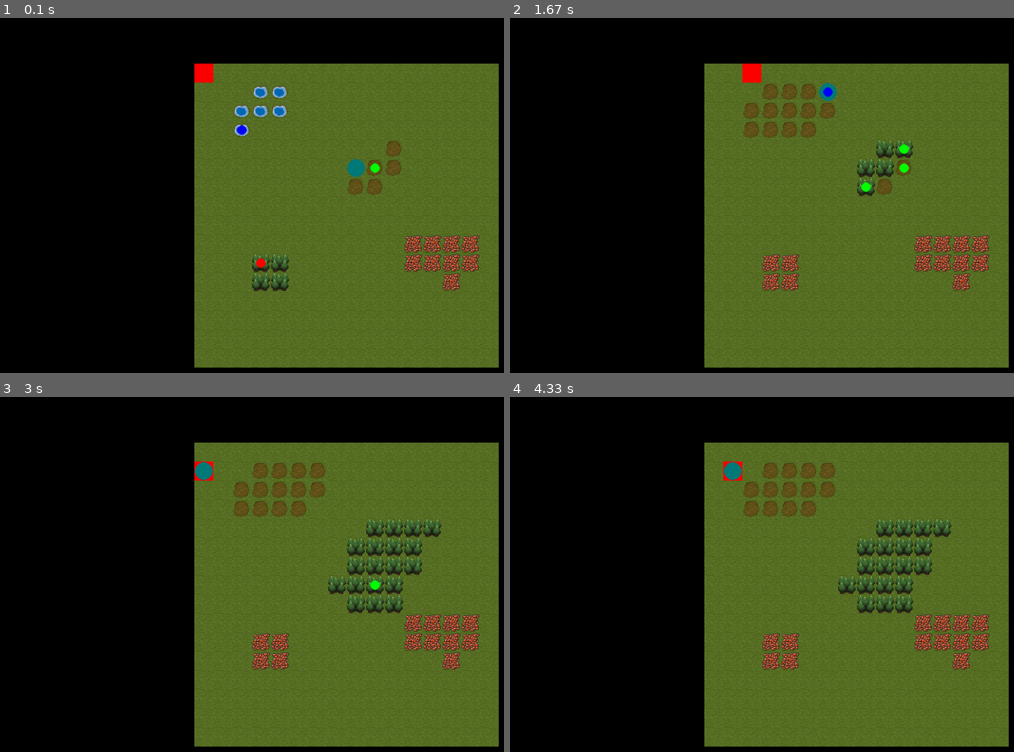
Above: before the commit, frames 1-4 (two rows, left to right).
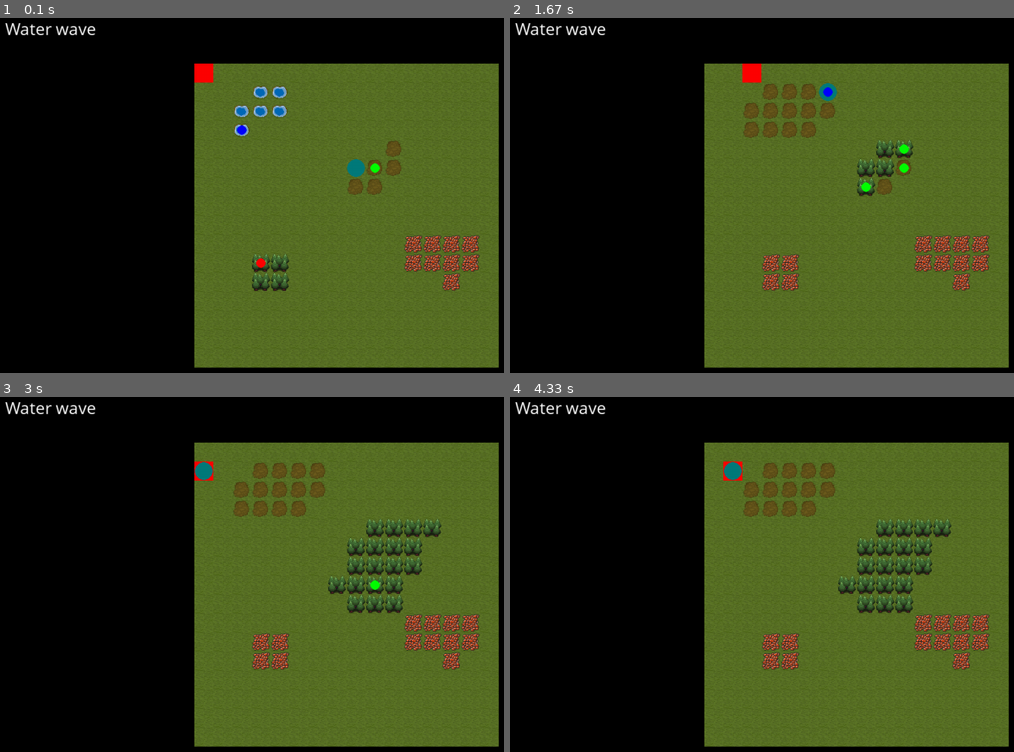
Above: after the commit, the same moments.

Repository: mytinycloud/90D-pygame-scaffold
Game: pygame game, started from main.py
The game is run twice, just before and just after one commit, with the same random seed, the same clock (stepped at 60 frames per second) and the same inputs.
Inputs (mouse positions are in pixels of both pictures, inside the frame that each line leads up to):
- Up to frame 1 (0.1 s): no input
- Up to frame 2 (1.67 s): hold D 0.33-0.8 s; move the mouse to (837, 245) at 0.37 s; hold W 0.83-1.13 s; move the mouse to (outside the picture) at 0.87 s; tap Space at 0.9, 1.23, 1.53 s; hold D 1.17-1.63 s; move the mouse to (867, 255) at 1.2 s
- Up to frame 3 (3 s): hold A 1.67-2.2 s; move the mouse to (171, 610) at 1.7 s; tap Space at 1.73, 2.03, 2.3, 2.63, 2.93 s; hold S 2.23-2.53 s; move the mouse to (428, 709) at 2.27 s; hold A 2.57-2.97 s; move the mouse to (115, 716) at 2.6 s
- Up to frame 4 (4.33 s): hold W 3-3.37 s; move the mouse to (978, 439) at 3.03 s; tap Space at 3.07, 3.47, 3.77, 4.13 s; hold D 3.4-4.03 s; move the mouse to (outside the picture) at 3.43 s; hold S from 4.07 s (still down); move the mouse to (953, 645) at 4.1 s

The runs differ from the first frame. In frame 1, 0.3% of the frame differs, in the area x 1-19%, y 1-5%; in frame 2, 0.3%; in frame 3, 0.3%; in frame 4, 0.3%.

Commit message:
Add UI system - Add spell name to screen

Diff:
--- a/init.py
+++ b/init.py
@@ -1,4 +1,5 @@
 from pygame import Vector2
+import pygame
 from engine.ecs import Entity, EntityGroup
 from engine.window import Window
 from systems.tilemap import TilemapComponent, parse_tile_map
@@ -10,3 +11,5 @@
     tilemap = Entity("tilemap")
     tilemap.tilemap = TilemapComponent.from_map(map)
     group.add(tilemap)
+
+    pygame.font.init()
--- a/main.py
+++ b/main.py
@@ -20,6 +20,7 @@
 systems.effect.mount_effect_system(group)
 systems.motion.mount_motion_system(group)
 systems.testing.mount_testing_system(group)
+systems.ui.mount_ui_system(group)
 systems.sprites.mount_sprite_system(group, window.surface)
 
 # Game Initialization
--- a/systems/__init__.py
+++ b/systems/__init__.py
@@ -8,3 +8,4 @@
 from . import turn
 from . import effect
 from . import spell
+from . import ui
--- a/systems/spell.py
+++ b/systems/spell.py
@@ -1,9 +1,11 @@
 import dataclasses
-from pygame import Vector2
+from pygame import Surface, Vector2
 from engine.ecs import Entity, EntityGroup, enumerate_component
 from systems import tilemap
 from systems.controls import ControlComponent
 from systems.effect import EffectComponent, create_effect
+from systems.motion import MotionComponent
+from systems.ui import UIComponent
 from systems.utils import clamp_vector
 
 @enumerate_component("spell")
@@ -19,18 +21,24 @@
 
 def spell_select_system(group: EntityGroup):
     actions = group.query_singleton('controls').controls.actions
-    selected_spell: SelectedSpellComponent = group.query_singleton('selected_spell').selected_spell
+    selected_spell_entity = group.query_singleton('selected_spell')
+    selected_spell: SelectedSpellComponent = selected_spell_entity.selected_spell
+    ui: UIComponent = selected_spell_entity.ui
 
     for spell_entity in group.query('spell'):
         spell: SpellComponent = spell_entity.spell
 
         if spell.select_action in actions or selected_spell.spell_action is None:
             selected_spell.spell_action = spell.select_action
+            ui.text = spell_entity.name
             break
+
 
 def spell_cast_system(group: EntityGroup):
     controls: ControlComponent = group.query_singleton('controls').controls
-    selected_spell: SelectedSpellComponent = group.query_singleton('selected_spell').selected_spell
+    selected_spell_entity: SelectedSpellComponent = group.query_singleton('selected_spell')
+    selected_spell: SelectedSpellComponent = selected_spell_entity.selected_spell
+
     if "mouse_0_start" in controls.actions:
         selected_spell.spell_casting_start = controls.mouse_grid_position
     if "mouse_0_stop" in controls.actions:
@@ -44,11 +52,13 @@
         selected_spell.spell_casting_start = None
 
 def mount_spell_system(group: EntityGroup):
-    spell_entity = Entity("spell")
+    spell_entity = Entity("Water wave")
     spell_entity.spell = SpellComponent(select_action="select_spell_1", effect="wave")
 
     selected_spell_entity = Entity("selected_spell")
     selected_spell_entity.selected_spell = SelectedSpellComponent()
+    selected_spell_entity.ui = UIComponent(text="")
+    selected_spell_entity.motion = MotionComponent(position=Vector2(50, 50))
 
     group.add(spell_entity)
     group.add(selected_spell_entity)
--- /dev/null
+++ b/systems/ui.py
@@ -0,0 +1,34 @@
+import pygame
+from engine.ecs import Entity, EntityGroup, enumerate_component
+from systems.motion import MotionComponent
+
+
+@enumerate_component("ui")
+class UIComponent:
+    identifier: str = None
+    text: str
+
+@enumerate_component("font")
+class FontComponent:
+    font: pygame.font.Font
+
+def ui_update_system(group: EntityGroup):
+    camera_surface = group.query_singleton('camera').camera.surface
+    font: pygame.font.Font = group.query_singleton('font').font.font
+
+    for ui_entity in group.query('ui', 'motion'):
+        ui: UIComponent = ui_entity.ui
+        motion: MotionComponent = ui_entity.motion
+
+        camera_surface.blit(font.render(ui.text, True, (255,255,255)), motion.position)
+
+
+def mount_ui_system(group: EntityGroup):
+    pygame.font.init()
+
+    font_entity = Entity("font")
+    font_entity.font = FontComponent(font=pygame.font.SysFont('Comic Sans MS', 30))
+
+    group.add(font_entity)
+
+    group.mount_system(ui_update_system)
